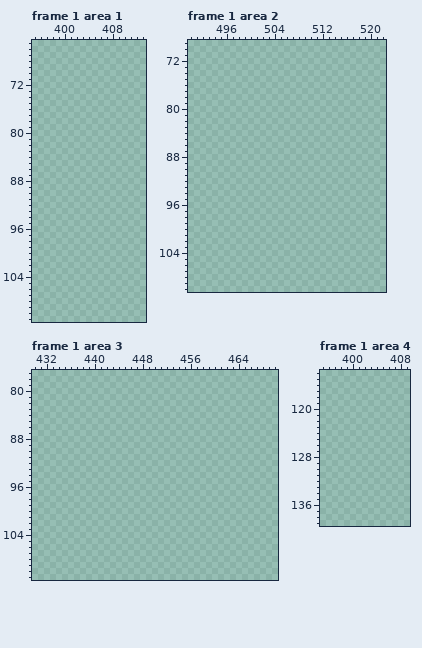
Edited in one commit: pixel-art file (resources/collection.ase). Above, as it was before the edit.
1024x1024 pixels, 12 frames. Colours within 5 levels of each other are drawn and written as one. Shown: frame 1 area 1: x 395..413, y 65..111; frame 1 area 2: x 490..522, y 69..110; frame 1 area 3: x 430..470, y 77..111; frame 1 area 4: x 395..409, y 114..139. The commit also changed other frames or places, which this record leaves out.
Now the later version:
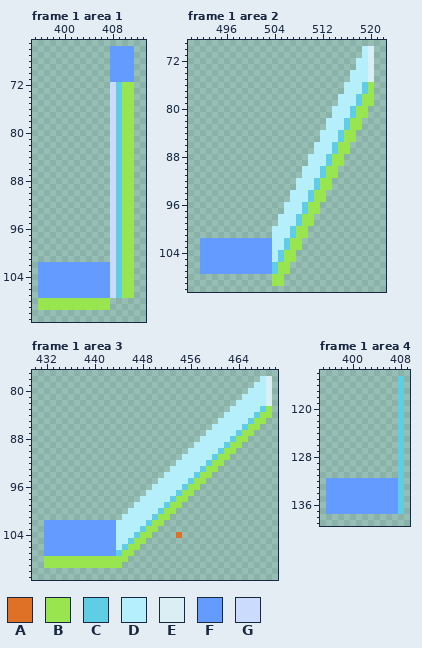
Palette (. is transparent): A #df7126  B #99e550  C #5fcde4  D #b5effb  E #daeff4  F #639bff  G #cbdbfc
From old to new:
Changed rows in their new state; - is an unchanged pixel.
Frame 1 area 1, layer "pixels":
first column x 396:
 66 ------------FFFF
 67 ------------FFFF
 68 ------------FFFF
 69 ------------FFFF
 70 ------------FFFF
 71 ------------FFFF
 72 ------------GCBB
 73 ------------GCBB
 74 ------------GCBB
 75 ------------GCBB
 76 ------------GCBB
 77 ------------GCBB
 78 ------------GCBB
 79 ------------GCBB
 80 ------------GCBB
 81 ------------GCBB
 82 ------------GCBB
 83 ------------GCBB
 84 ------------GCBB
 85 ------------GCBB
 86 ------------GCBB
 87 ------------GCBB
 88 ------------GCBB
 89 ------------GCBB
 90 ------------GCBB
 91 ------------GCBB
 92 ------------GCBB
 93 ------------GCBB
 94 ------------GCBB
 95 ------------GCBB
 96 ------------GCBB
 97 ------------GCBB
 98 ------------GCBB
 99 ------------GCBB
100 ------------GCBB
101 ------------GCBB
102 FFFFFFFFFFFFGCBB
103 FFFFFFFFFFFFGCBB
104 FFFFFFFFFFFFGCBB
105 FFFFFFFFFFFFGCBB
106 FFFFFFFFFFFFGCBB
107 FFFFFFFFFFFFGCBB
108 BBBBBBBBBBBB----
109 BBBBBBBBBBBB----
Frame 1 area 2, layer "pixels":
first column x 492:
 70 ---------------------------DE
 71 ---------------------------DE
 72 --------------------------DDE
 73 --------------------------DDE
 74 -------------------------DDDE
 75 -------------------------DDDE
 76 ------------------------DDDCB
 77 ------------------------DDDCB
 78 -----------------------DDDCBB
 79 -----------------------DDDCBB
 80 ----------------------DDDCBB-
 81 ----------------------DDDCBB-
 82 ---------------------DDDCBB--
 83 ---------------------DDDCBB--
 84 --------------------DDDCBB---
 85 --------------------DDDCBB---
 86 -------------------DDDCBB----
 87 -------------------DDDCBB----
 88 ------------------DDDCBB-----
 89 ------------------DDDCBB-----
 90 -----------------DDDCBB------
 91 -----------------DDDCBB------
 92 ----------------DDDCBB-------
 93 ----------------DDDCBB-------
 94 ---------------DDDCBB--------
 95 ---------------DDDCBB--------
 96 --------------DDDCBB---------
 97 --------------DDDCBB---------
 98 -------------DDDCBB----------
 99 -------------DDDCBB----------
100 ------------DDDCBB-----------
101 ------------DDDCBB-----------
102 FFFFFFFFFFFFDDCBB------------
103 FFFFFFFFFFFFDDCBB------------
104 FFFFFFFFFFFFDCBB-------------
105 FFFFFFFFFFFFDCBB-------------
106 FFFFFFFFFFFFCBB--------------
107 FFFFFFFFFFFFCBB--------------
108 ------------BB---------------
109 ------------BB---------------
Frame 1 area 3, layer "pixels":
first column x 432:
 78 ------------------------------------DE
 79 -----------------------------------DDE
 80 ----------------------------------DDDE
 81 ---------------------------------DDDDE
 82 --------------------------------DDDDDE
 83 -------------------------------DDDDDCB
 84 ------------------------------DDDDDCBB
 85 -----------------------------DDDDDCBB-
 86 ----------------------------DDDDDCBB--
 87 ---------------------------DDDDDCBB---
 88 --------------------------DDDDDCBB----
 89 -------------------------DDDDDCBB-----
 90 ------------------------DDDDDCBB------
 91 -----------------------DDDDDCBB-------
 92 ----------------------DDDDDCBB--------
 93 ---------------------DDDDDCBB---------
 94 --------------------DDDDDCBB----------
 95 -------------------DDDDDCBB-----------
 96 ------------------DDDDDCBB------------
 97 -----------------DDDDDCBB-------------
 98 ----------------DDDDDCBB--------------
 99 ---------------DDDDDCBB---------------
100 --------------DDDDDCBB----------------
101 -------------DDDDDCBB-----------------
102 FFFFFFFFFFFFDDDDDCBB------------------
103 FFFFFFFFFFFFDDDDCBB-------------------
104 FFFFFFFFFFFFDDDCBB----A---------------
105 FFFFFFFFFFFFDDCBB---------------------
106 FFFFFFFFFFFFDCBB----------------------
107 FFFFFFFFFFFFCBB-----------------------
108 BBBBBBBBBBBBBB------------------------
109 BBBBBBBBBBBBB-------------------------
Frame 1 area 4, layer "pixels":
first column x 396:
115 ------------C
116 ------------C
117 ------------C
118 ------------C
119 ------------C
120 ------------C
121 ------------C
122 ------------C
123 ------------C
124 ------------C
125 ------------C
126 ------------C
127 ------------C
128 ------------C
129 ------------C
130 ------------C
131 ------------C
132 FFFFFFFFFFFFC
133 FFFFFFFFFFFFC
134 FFFFFFFFFFFFC
135 FFFFFFFFFFFFC
136 FFFFFFFFFFFFC
137 FFFFFFFFFFFFC
Changed places in both pictures, as pixel boxes (x1, y1, x2, y2):
added: (38, 46, 134, 310)
added: (200, 46, 374, 286)
added: (44, 376, 272, 568)
added: (326, 376, 404, 514)
